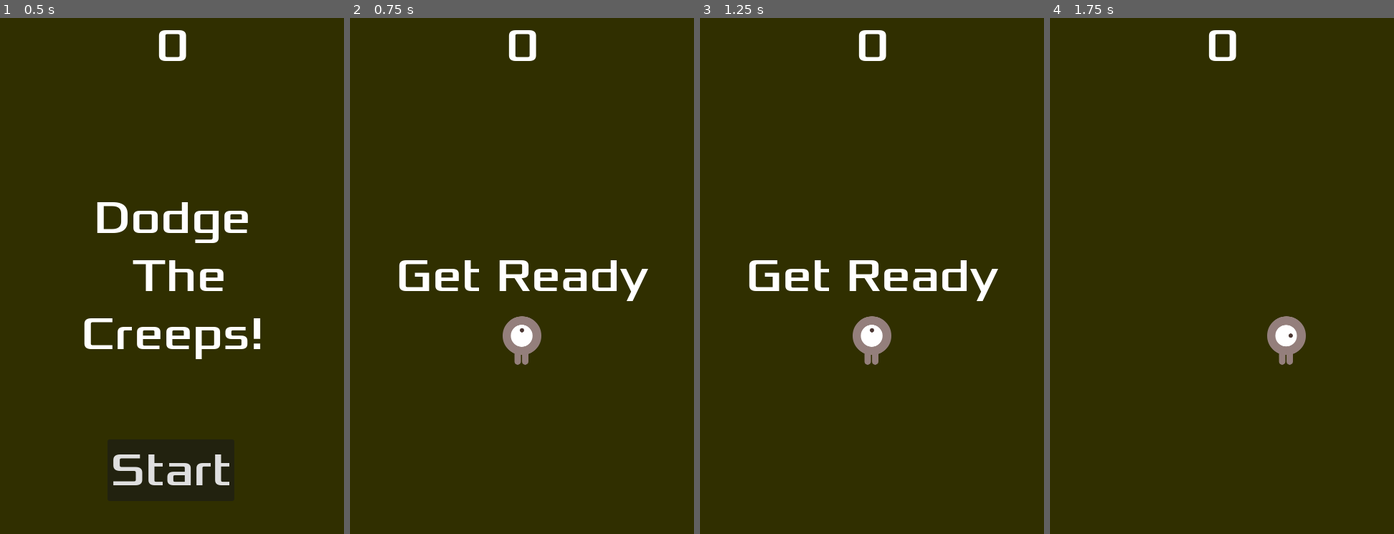
Above: before the commit, frames 1-4 (left to right).
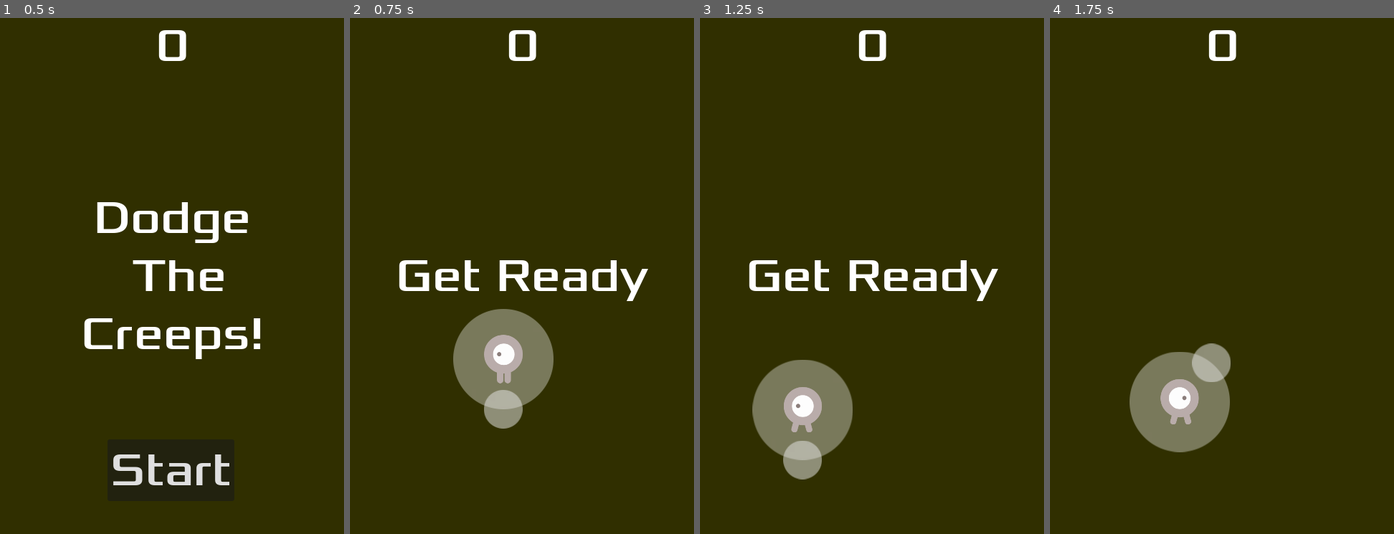
Above: after the commit, the same moments.

Repository: saxon267/Dodge2
Game: Godot game, scene res://Prefabs/Main/main.tscn
Two runs of this game, one before a commit and one after it. Both use one fixed random seed, a clock stepped at 60 frames per second and the inputs below.
Inputs (mouse positions are in pixels of both pictures, inside the frame that each line leads up to):
- Up to frame 1 (0.5 s): no input
- Up to frame 2 (0.75 s): click "Start" at 0.5 s
- Up to frame 3 (1.25 s): no input
- Up to frame 4 (1.75 s): move the mouse to (1297, 250) at 1.27 s; hold D (move_right) from 1.28 s (still down); click (1297, 250) at 1.42 s

Frame 1 is identical in both runs. In frame 2, 4.8% of the frame differs, in the area x 30-60%, y 56-80%; in frame 3, 5.6%, in the area x 15-56%, y 57-90%; in frame 4, 5.6%.

Commit message:
PhoneInput_v1

Diff:
--- /dev/null
+++ b/Prefabs/Joystick/v_joystick.gd
@@ -0,0 +1,26 @@
+extends Sprite2D
+
+const  MAX_LENTH:int=70#摇杆最大活动范围
+var on_draging=-1
+
+func _input(event: InputEvent) -> void:
+	if event is InputEventScreenDrag or (event is InputEventScreenTouch and event.is_pressed()):
+		var mouse_position=(event.position-self.global_position).length()
+		if mouse_position<=MAX_LENTH or event.get_index()==on_draging:
+			on_draging=event.get_index()
+			$Joystick_rocker.set_global_position(event.position)
+
+		$Joystick_rocker.set_global_position(event.position)
+		if $Joystick_rocker.position.length()>MAX_LENTH:
+			$Joystick_rocker.set_position($Joystick_rocker.position.normalized()*MAX_LENTH)
+	if event is InputEventScreenTouch and !event.is_pressed():
+		if event.get_index()==on_draging:
+			set_center()
+			on_draging=-1
+
+
+func set_center():
+	$Joystick_rocker.position=Vector2.ZERO
+
+func get_now_position():
+	return $Joystick_rocker.position.normalized()
--- /dev/null
+++ b/Prefabs/Joystick/v_joystick.tscn
@@ -0,0 +1,12 @@
+[gd_scene load_steps=4 format=3 uid="uid://bapeom8vo03yx"]
+
+[ext_resource type="Texture2D" uid="uid://dcam027suvg3s" path="res://Assets/dodge_the_creeps_2d_assets/art/Rocker/V_Rock_2.webp" id="1_og165"]
+[ext_resource type="Texture2D" uid="uid://uj3rf7dhisb4" path="res://Assets/dodge_the_creeps_2d_assets/art/Rocker/V_Rock_1.webp" id="2_2wb81"]
+[ext_resource type="Script" path="res://Prefabs/Joystick/v_joystick.gd" id="2_xj6vs"]
+
+[node name="Joystick" type="Sprite2D"]
+texture = ExtResource("1_og165")
+script = ExtResource("2_xj6vs")
+
+[node name="Joystick_rocker" type="Sprite2D" parent="."]
+texture = ExtResource("2_2wb81")
--- a/Prefabs/Player/player.gd
+++ b/Prefabs/Player/player.gd
@@ -11,14 +11,15 @@
 
 
 func _process(delta: float) -> void:
+	var joystick_position=$Joystick.get_now_position()
 	var velocity=Vector2.ZERO
-	if Input.is_action_pressed("move_left"):
+	if Input.is_action_pressed("move_left")or joystick_position.x<0:
 		velocity.x-=1
-	if Input.is_action_pressed("move_right"):
+	if Input.is_action_pressed("move_right")or joystick_position.x>0:
 		velocity.x+=1
-	if Input.is_action_pressed("move_up"):
+	if Input.is_action_pressed("move_up")or joystick_position.y<0:
 		velocity.y-=1
-	if Input.is_action_pressed("move_down"):
+	if Input.is_action_pressed("move_down")or joystick_position.y>0:
 		velocity.y+=1
 	if velocity.length()>0:
 		velocity=velocity.normalized()*speed
--- a/Prefabs/Player/player.tscn
+++ b/Prefabs/Player/player.tscn
@@ -1,10 +1,11 @@
-[gd_scene load_steps=8 format=3 uid="uid://df5l30jd70q1o"]
+[gd_scene load_steps=9 format=3 uid="uid://df5l30jd70q1o"]
 
 [ext_resource type="Script" path="res://Prefabs/Player/player.gd" id="1_h4jyy"]
 [ext_resource type="Texture2D" uid="uid://ccy757of7f5mj" path="res://Assets/dodge_the_creeps_2d_assets/art/playerGrey_up1.png" id="1_mporj"]
 [ext_resource type="Texture2D" uid="uid://166ihgpy1fk" path="res://Assets/dodge_the_creeps_2d_assets/art/playerGrey_up2.png" id="2_b2ucy"]
 [ext_resource type="Texture2D" uid="uid://qqnucrfvegdb" path="res://Assets/dodge_the_creeps_2d_assets/art/playerGrey_walk1.png" id="3_1j1ui"]
 [ext_resource type="Texture2D" uid="uid://piv7v2ml4pjy" path="res://Assets/dodge_the_creeps_2d_assets/art/playerGrey_walk2.png" id="4_da0pw"]
+[ext_resource type="PackedScene" uid="uid://bapeom8vo03yx" path="res://Prefabs/Joystick/v_joystick.tscn" id="6_a02od"]
 
 [sub_resource type="SpriteFrames" id="SpriteFrames_dvgcl"]
 animations = [{
@@ -47,4 +48,6 @@
 [node name="CollisionShape2D" type="CollisionShape2D" parent="."]
 shape = SubResource("CapsuleShape2D_ikppq")
 
+[node name="Joystick" parent="." instance=ExtResource("6_a02od")]
+
 [connection signal="body_entered" from="." to="." method="_on_body_entered"]
--- a/project.godot
+++ b/project.godot
@@ -63,3 +63,7 @@
 "events": [Object(InputEventKey,"resource_local_to_scene":false,"resource_name":"","device":-1,"window_id":0,"alt_press …(195 unchanged characters)…
 ]
 }
+
+[input_devices]
+
+pointing/emulate_touch_from_mouse=true
Binary file added: Assets/dodge_the_creeps_2d_assets/art/Rocker/V_Rock_1.webp
Not shown, added: Assets/dodge_the_creeps_2d_assets/art/Rocker/V_Rock_1.webp.import
Binary file added: Assets/dodge_the_creeps_2d_assets/art/Rocker/V_Rock_2.webp
Not shown, added: Assets/dodge_the_creeps_2d_assets/art/Rocker/V_Rock_2.webp.import
Binary file added: export_phone/index.apple-touch-icon.png
Binary file added: export_phone/index.icon.png
Binary file added: export_phone/index.png
Not shown, changed: export_presets.cfg
Not shown, added: export_phone/index.audio.worklet.js
Not shown, added: export_phone/index.html
Not shown, added: export_phone/index.js
Not shown, added: export_phone/index.pck
(and 2 more such lines)
